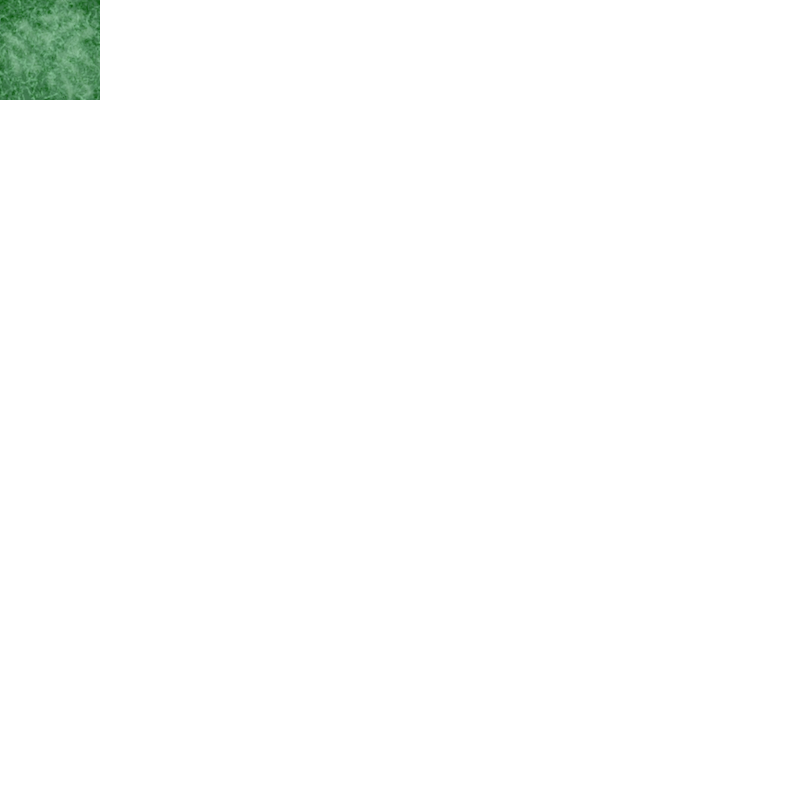
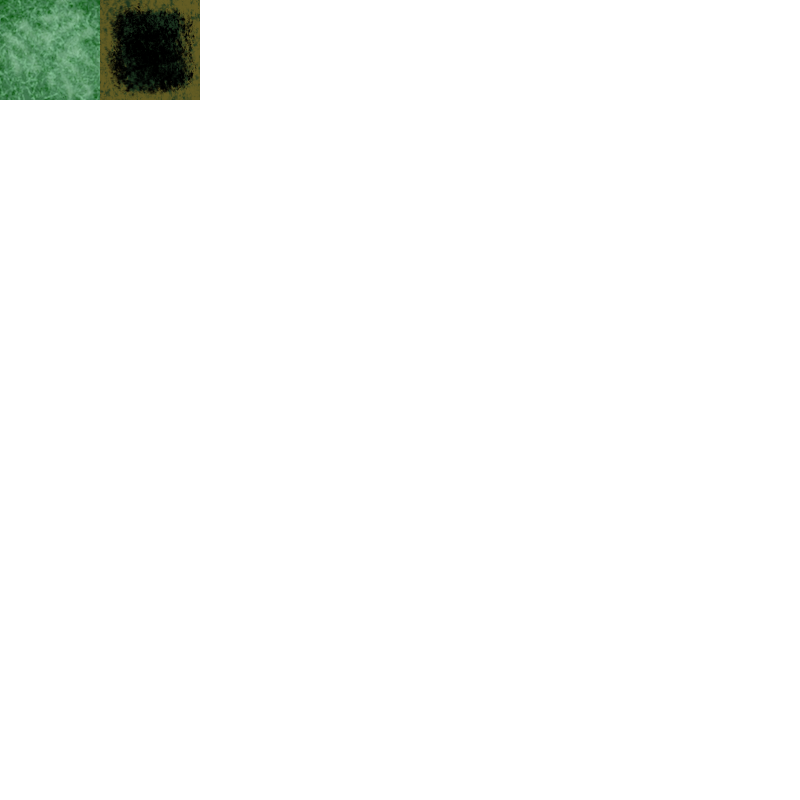
Two versions of the same layered image (800×800). Layer-by-layer changes:
added layer "Wall" above "Grass" over [left=100, top=0, right=200, bottom=100]
hid "Background" over [left=100, top=0, right=200, bottom=100]
